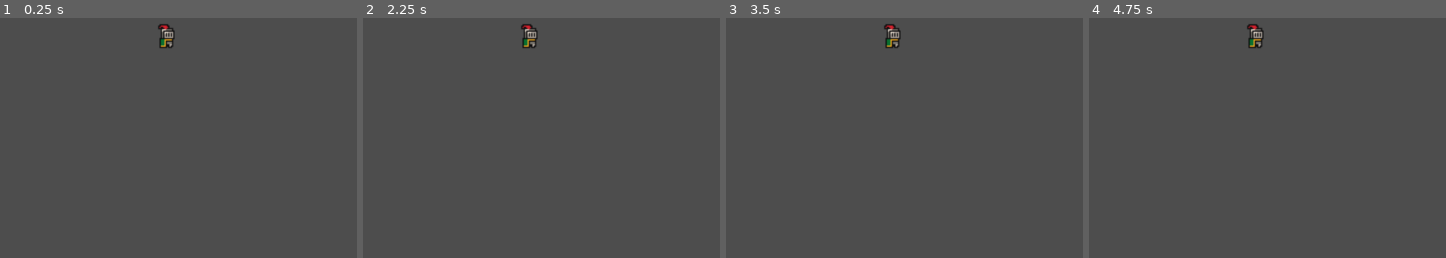
Above: before the commit, frames 1-4 (left to right).
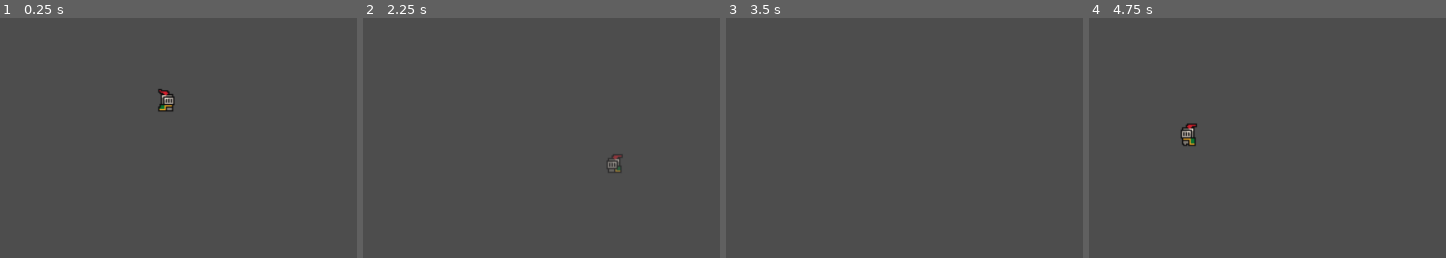
Above: after the commit, the same moments.

Repository: petit-crabe/platformer-2d
Game: Godot game, scene res://scenes/player.tscn
The game is run twice, just before and just after one commit, with the same random seed, the same clock (stepped at 60 frames per second) and the same inputs. The project has no main scene, so this scene is started directly.
Inputs:
- Up to frame 1 (0.25 s): no input
- Up to frame 2 (2.25 s): tap Enter at 0.5 s; hold Shift (roll, bound only after the commit) 0.53-1.28 s; hold D (move_right) 0.53-2.03 s; tap Space (jump) at 0.77, 0.8, 1.07, 1.35, 1.52, 1.82, 2 s; tap Shift (roll, bound only after the commit) at 1.55 s; hold A (move_left) from 2.03 s (still down); hold Shift (roll, bound only after the commit) from 2.03 s (still down)
- Up to frame 3 (3.5 s): tap Space (jump) at 2.3, 3.02, 3.32 s; release A (move_left) at 2.78 s; release Shift (roll, bound only after the commit) at 2.78 s; hold D (move_right) from 2.78 s (still down); tap Shift (roll, bound only after the commit) at 2.85 s
- Up to frame 4 (4.75 s): tap Enter at 3.5 s; tap Space (jump) at 3.6, 3.77, 4.07, 4.25, 4.52 s; release D (move_right) at 4.28 s; hold A (move_left) from 4.28 s (still down); tap Shift (roll, bound only after the commit) at 4.35 s

The runs differ from the first frame. In frame 1, 0.6% of the frame differs, in the area x 44-50%, y 2-40%; in frame 2, 0.5%; in frame 3, 0.3%; in frame 4, 0.6%, in the area x 25-50%, y 2-54%.

Commit message:
player/create player script

Diff:
--- a/project.godot
+++ b/project.godot
@@ -39,7 +39,7 @@
 , Object(InputEventKey,"resource_local_to_scene":false,"resource_name":"","device":-1,"window_id":0,"alt_pressed":false …(183 unchanged characters)…
 ]
 }
-dash={
+roll={
 "deadzone": 0.2,
 "events": [Object(InputEventKey,"resource_local_to_scene":false,"resource_name":"","device":-1,"window_id":0,"alt_press …(195 unchanged characters)…
 ]
--- a/scenes/player.tscn
+++ b/scenes/player.tscn
@@ -1,6 +1,7 @@
 [gd_scene format=3 uid="uid://b0fpt8yg7pois"]
 
 [ext_resource type="Texture2D" uid="uid://csyovjn086aqd" path="res://assets/sprites/knight.png" id="1_3vyb7"]
+[ext_resource type="Script" uid="uid://cjm5s3wqg44go" path="res://scripts/player.gd" id="1_g2els"]
 
 [sub_resource type="AtlasTexture" id="AtlasTexture_g2els"]
 atlas = ExtResource("1_3vyb7")
@@ -288,6 +289,7 @@
 
 [node name="Player" type="CharacterBody2D" unique_id=1023929533]
 collision_mask = 4
+script = ExtResource("1_g2els")
 
 [node name="AnimatedSprite2D" type="AnimatedSprite2D" parent="." unique_id=115261026]
 sprite_frames = SubResource("SpriteFrames_t4otl")
--- /dev/null
+++ b/scripts/player.gd
@@ -0,0 +1,161 @@
+extends CharacterBody2D
+
+# ─────────────────────────────────────────────
+#  Movement constants
+#  @export means they appear in the Inspector —
+#  no need to touch the code to tweak the feel!
+# ─────────────────────────────────────────────
+@export_group("Movement")
+@export var walk_speed: float = 250.0
+@export var run_speed: float = 400.0
+@export var acceleration: float = 1500.0
+@export var friction: float = 1200.0
+
+@export_group("Jump")
+@export var jump_force: float = -600.0
+@export var gravity: float = 1600.0
+@export var max_fall_speed: float = 1000.0
+@export var coyote_time: float = 0.15
+@export var jump_buffer: float = 0.10
+
+@export_group("Roll")
+@export var roll_speed: float = 800.0
+@export var roll_duration: float = 0.20
+@export var roll_cooldown: float = 1.00
+
+# ─────────────────────────────────────────────
+#  Internal state
+# ─────────────────────────────────────────────
+var _can_roll: bool = true
+var _is_rolling: bool = false
+var _coyote_timer: float = 0.0
+var _jump_buffer: float = 0.0
+
+# ─────────────────────────────────────────────
+#  Node references
+# ─────────────────────────────────────────────
+@onready var _sprite: AnimatedSprite2D = $AnimatedSprite2D
+
+signal died
+
+# ─────────────────────────────────────────────
+#  Lifecycle
+# ─────────────────────────────────────────────
+func _ready() -> void:
+	add_to_group("player")
+
+func _physics_process(delta: float) -> void:
+	if _is_rolling:
+		return
+
+	_apply_gravity(delta)
+	_handle_jump(delta)
+	_handle_movement(delta)
+	_handle_roll()
+	_update_animation()
+	move_and_slide()
+
+# ─────────────────────────────────────────────
+#  Gravity & coyote time
+# ─────────────────────────────────────────────
+func _apply_gravity(delta: float) -> void:
+	if not is_on_floor():
+		velocity.y = minf(velocity.y + gravity * delta, max_fall_speed)
+		_coyote_timer -= delta
+	else:
+		_coyote_timer = coyote_time
+		_can_roll = true
+
+# ─────────────────────────────────────────────
+#  Jump — with coyote time + input buffer
+# ─────────────────────────────────────────────
+func _handle_jump(delta: float) -> void:
+	if Input.is_action_just_pressed("jump"):
+		_jump_buffer = jump_buffer
+
+	_jump_buffer -= delta
+
+	if _jump_buffer > 0.0 and _coyote_timer > 0.0:
+		velocity.y = jump_force
+		_jump_buffer = 0.0
+		_coyote_timer = 0.0
+
+	# Variable height: releasing early = smaller jump
+	if Input.is_action_just_released("jump") and velocity.y < 0.0:
+		velocity.y *= 0.5
+
+# ─────────────────────────────────────────────
+#  Horizontal movement
+# ─────────────────────────────────────────────
+func _handle_movement(delta: float) -> void:
+	var direction := Input.get_axis("move_left", "move_right")
+	var target_speed := run_speed if Input.is_action_pressed("roll") else walk_speed
+
+	if direction != 0.0:
+		velocity.x = move_toward(velocity.x, direction * target_speed, acceleration * delta)
+		_sprite.flip_h = direction < 0.0
+	else:
+		velocity.x = move_toward(velocity.x, 0.0, friction * delta)
+
+# ─────────────────────────────────────────────
+#  Roll
+# ─────────────────────────────────────────────
+func _handle_roll() -> void:
+	if Input.is_action_just_pressed("roll") and _can_roll and not is_on_floor():
+		_perform_roll()
+
+func _perform_roll() -> void:
+	_is_rolling = true
+	_can_roll = false
+
+	var roll_dir := -1.0 if _sprite.flip_h else 1.0
+	velocity = Vector2(roll_dir * roll_speed, 0.0)
+	modulate.a = 0.5
+
+	await get_tree().create_timer(roll_duration).timeout
+	_is_rolling = false
+	modulate.a = 1.0
+
+	await get_tree().create_timer(roll_cooldown).timeout
+	_can_roll = true
+
+# ─────────────────────────────────────────────
+#  Animation state machine
+#  Priority: dash > air > ground
+# ─────────────────────────────────────────────
+func _update_animation() -> void:
+	if _is_rolling:
+		_sprite.play("roll")
+		return
+
+	if not is_on_floor():
+		_sprite.play("idle")
+	else:
+		if absf(velocity.x) > 10.0:
+			_sprite.play("run")
+			_sprite.speed_scale = absf(velocity.x) / walk_speed
+		else:
+			_sprite.play("idle")
+			_sprite.speed_scale = 1.0
+
+# ─────────────────────────────────────────────
+#  Damage & death
+# ─────────────────────────────────────────────
+func take_damage(_amount: int = 1) -> void:
+	die()
+
+func die() -> void:
+	died.emit()
+	set_physics_process(false)
+	queue_free()
+
+# ─────────────────────────────────────────────
+#  Screen shake utility
+# ─────────────────────────────────────────────
+func _camera_shake(intensity: float = 5.0, duration: float = 0.2) -> void:
+	var camera: Camera2D = $Camera2D
+	var tween := create_tween()
+	for i in 8:
+		var offset := Vector2(randf_range(-intensity, intensity), randf_range(-intensity, intensity))
+		tween.tween_property(camera, "offset", offset, duration / 8.0)
+	tween.tween_property(camera, "offset", Vector2.ZERO, 0.05)
Not shown, added: scripts/player.gd.uid
